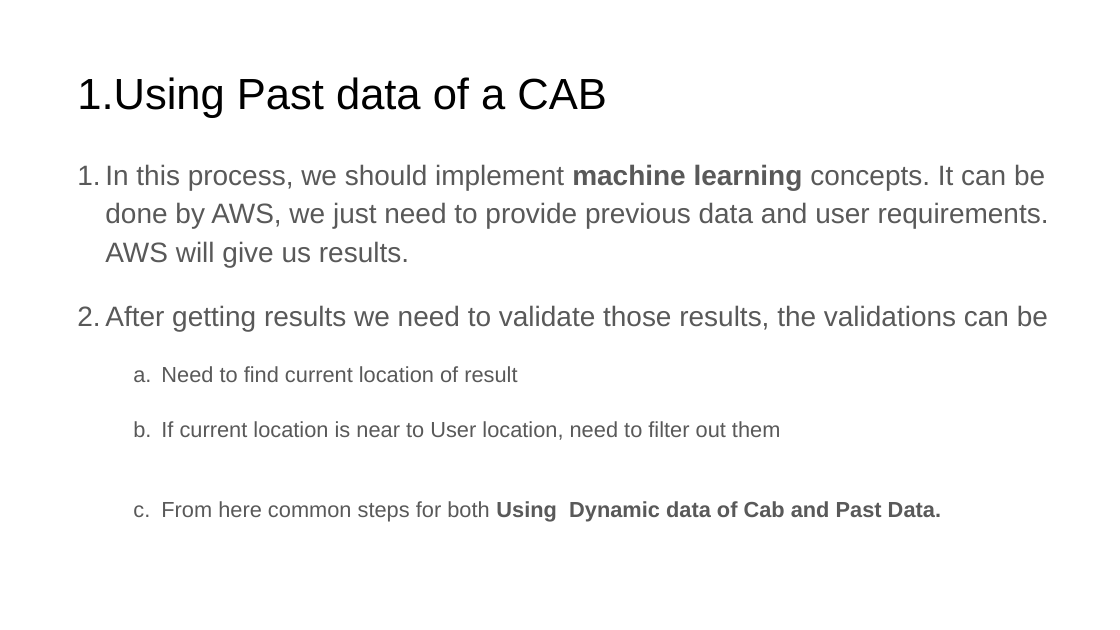
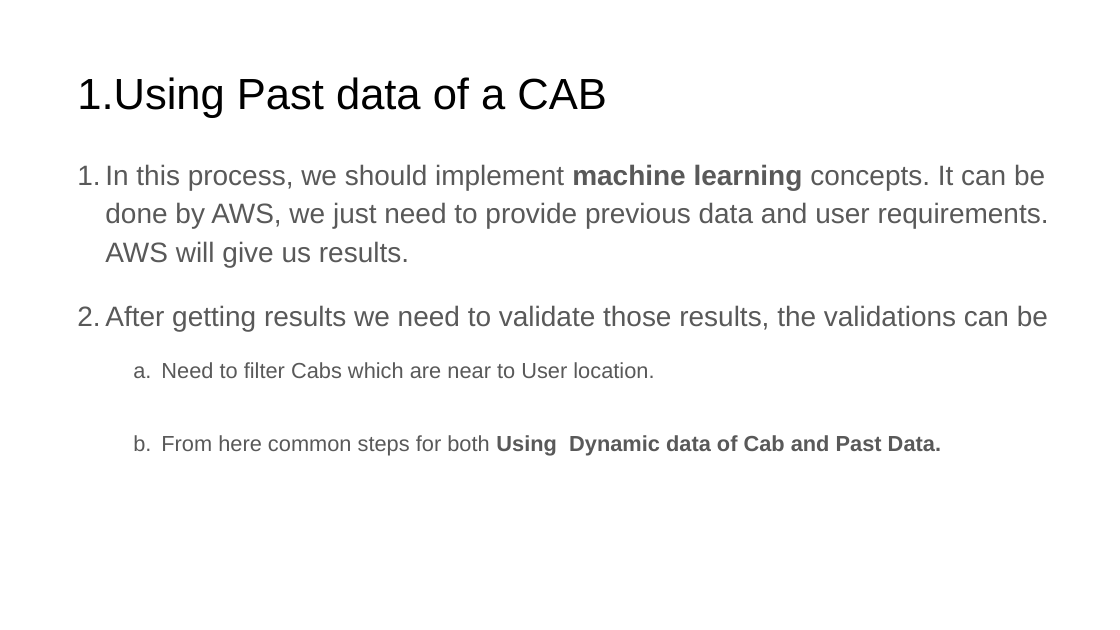
Before and after one commit to Jabbar1/Venturcity, a slide deck: slide 7 of ProjectDescription.pptx. Drawn at 1120x630 pixels with LibreOffice and Linux fonts; fonts in the diff are those of the drawing. Boxes give left, top, right and bottom in pixels: in the first picture for what was removed or moved away, otherwise in the second. Text is boxed around its words. In the diff, an @@ line names an element or a change of style, - is before the commit and + after.

Commit message:
Done some Changes to Design Document

```diff
--- a/ProjectDescription.pptx
+++ b/ProjectDescription.pptx
@@ text at (x1=161, y1=362, x2=654, y2=378): text changed @@
-  a. Need to find current location of result
-  b. If current location is near to User location, need to filter out them
+  a. Need to filter Cabs which are near to User location.
@@ text at (x1=161, y1=435, x2=941, y2=455): line spacing 1.15 to 1 @@
```
Also in this commit, not shown: 2 other slides changed.
